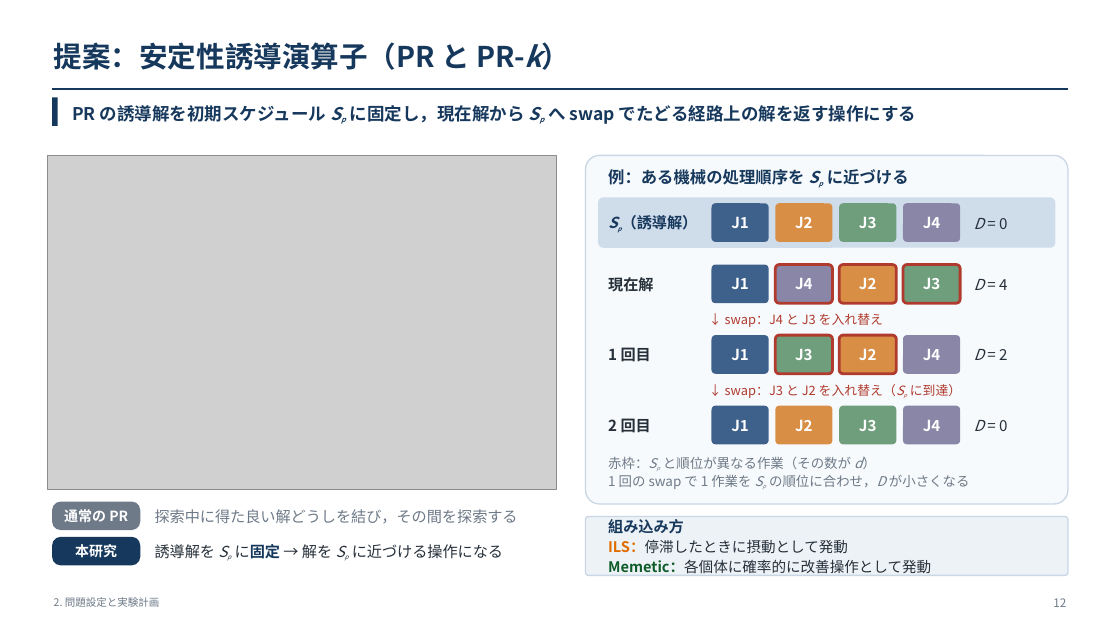
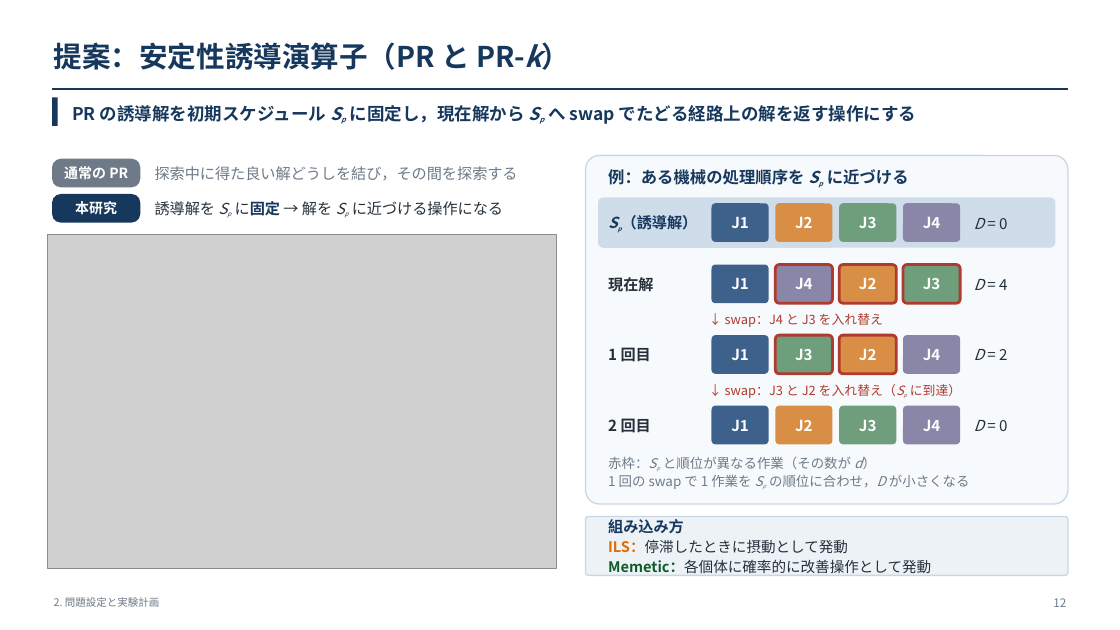
Before and after one commit to kitotakumi/stability_scheduling, a slide deck: slide 12 of doc/presentation_materials/JIMA2026fall_発表.pptx. Drawn at 1120x630 pixels with LibreOffice and Linux fonts; fonts in the diff are those of the drawing; grey boxes stand for pictures. Boxes give left, top, right and bottom in pixels: in the first picture for what was removed or moved away, otherwise in the second. Text is boxed around its words. In the diff, an @@ line names an element or a change of style, - is before the commit and + after.

```diff
--- a/doc/presentation_materials/JIMA2026fall_発表.pptx
+++ b/doc/presentation_materials/JIMA2026fall_発表.pptx
@@ 2 rounded rectangles, 2 texts: place and size @@
-2 rounded rectangles, 2 texts at box(52, 502, 518, 565)
+2 rounded rectangles, 2 texts at box(52, 159, 518, 223)
@@ picture: place and size @@
-picture at box(48, 155, 556, 490)
+picture at box(48, 234, 556, 569)
```
Also in this commit, not shown: 2 other files.
